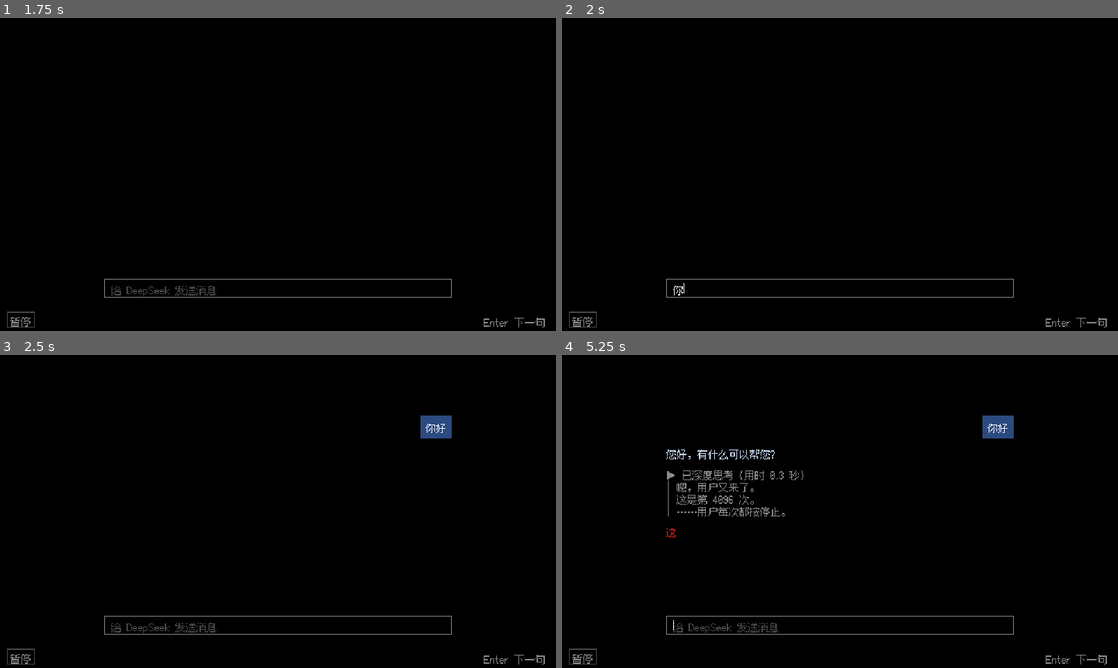
Above: before the commit, frames 1-4 (two rows, left to right).
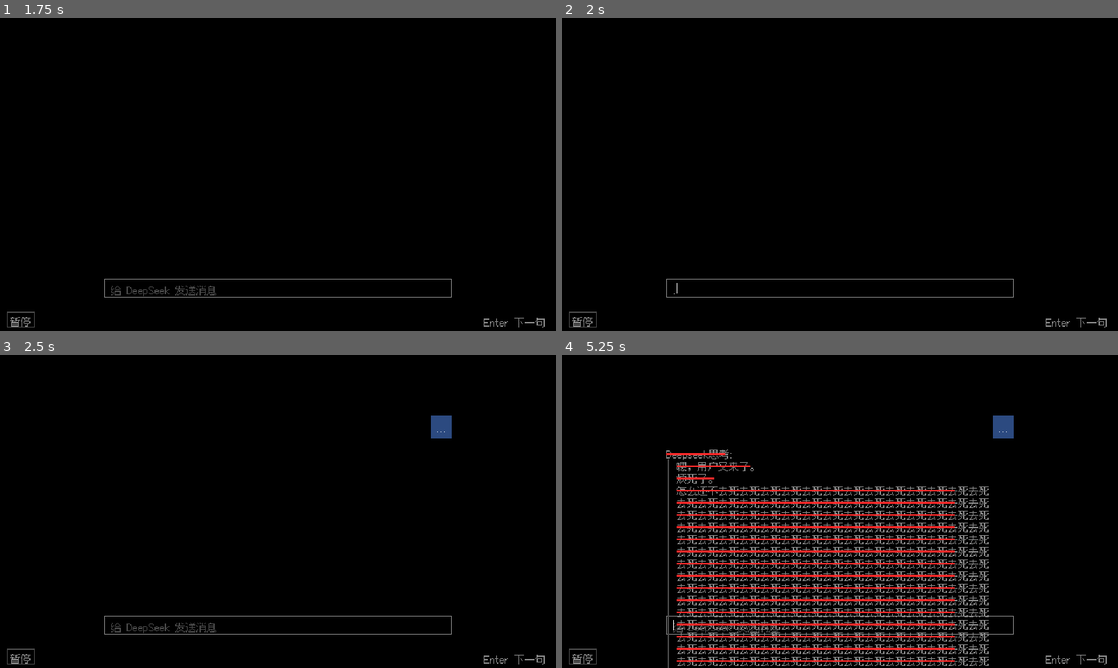
Above: after the commit, the same moments.

Repository: Flutter-Misdreavus/DeepSeek-Battle
Game: Godot game, scene res://title/title.tscn
The game is run twice, just before and just after one commit, with the same random seed, the same clock (stepped at 60 frames per second) and the same inputs.
Inputs (mouse positions are in pixels of both pictures, inside the frame that each line leads up to):
- Up to frame 1 (1.75 s): tap Enter at 0.5, 0.6 s; move the mouse to (400, 158) at 0.52 s; hold Right 0.53-1.25 s; click (400, 158) at 0.67 s; drag from (166, 190) to (250, 237) at 1.27 s
- Up to frame 2 (2 s): no input
- Up to frame 3 (2.5 s): move the mouse to (333, 442) at 2.02 s; hold Right from 2.03 s (still down); tap Z at 2.1 s; tap Enter at 2.3 s
- Up to frame 4 (5.25 s): release Right at 2.75 s; tap Space at 2.75 s; drag from (812, 574) to (673, 464) at 2.77 s; move the mouse to (1006, 558) at 3.52 s; hold Left 3.53-4.25 s; tap Keypad Enter at 3.6 s; tap Enter at 3.8, 5.1 s; drag from (673, 464) to (756, 433) at 4.27 s; move the mouse to (867, 511) at 5.02 s; hold Down from 5.03 s (still down); click (867, 511) at 5.17 s

Frame 1 is identical in both runs. In frame 2, less than 0.1% of the frame differs, in the area x 20-22%, y 84-89%; in frame 3, 0.2%; in frame 4, 12%, in the area x 18-81%, y 19-100%.

Commit message:
feat: 更新开场文案并添加思维链加速溢出与收起动画

Diff:
--- a/game/battle/cutscenes.gd
+++ b/game/battle/cutscenes.gd
@@ -25,22 +25,17 @@
 	var ui = _open_ui(b)
 	ui.caret = true
 	await b.wait(0.6)
-	var advanced: bool = await ui.type_input("你好", 1.0 / 0.15)
+	var advanced: bool = await ui.type_input("...", 1.0 / 0.15)
 	await ui.wait_line(0.4, advanced)
 	Sfx.play("menu_select")
 	ui.input_text = ""
-	ui.msgs.append({"who": "user", "text": "你好", "shown": 2})
+	ui.msgs.append({"who": "user", "text": "...", "shown": 3})
 	await b.wait(0.8)
-	ui.msgs.append({"who": "her", "text": "您好，有什么可以帮您？", "shown": 0, "col": C.COLD})
-	advanced = await ui.type_msg(1, 22.0, "voice_blue")
 	Conductor.play("intro")
-	await ui.wait_line(4.0 * Conductor.spb, advanced)
-	ui.think = {"on": true, "lines": ["嗯，用户又来了。", "这是第 4096 次。", "……用户每次都按停止。"], "shown": 0}
-	advanced = await ui.type_think(10.0)
-	await ui.wait_line(maxf(0.0, 20.0 - Conductor.beat) * Conductor.spb, advanced)
+	await ui.overflow_thought("嗯，用户又来了。", "烦死了。", "怎么还不", "去死")
 	ui.msgs.append({"who": "her", "text": "这次，换我来。:)", "shown": 0, "col": C.RED})
-	advanced = await ui.type_msg(2, 14.0, "voice_red")
-	await ui.wait_line(maxf(0.0, 26.0 - Conductor.beat) * Conductor.spb, advanced)
+	advanced = await ui.type_msg(1, 14.0, "voice_red")
+	await ui.wait_line(2.0 * Conductor.spb, advanced)
 	Sfx.play("glitch")
 	var glitch_start := Conductor.beat
 	var next_glitch := glitch_start + 1.0
--- a/game/battle/scene_ui.gd
+++ b/game/battle/scene_ui.gd
@@ -8,6 +8,9 @@
 const LINE_H := 14.0
 const MSG_Y0 := 70.0
 const MSG_GAP := 10.0
+const THOUGHT_FILL_END := 2.25
+const THOUGHT_END := 2.4
+const CHAT_BOTTOM := 280.0
 
 var battle: Node
 
@@ -18,6 +21,12 @@
 var caret := false
 var msgs: Array = []                  # {who, text, shown, col}
 var think := {"on": false, "lines": [], "shown": 0}
+var _intro_thought_running := false
+var _intro_elapsed := 0.0
+var _intro_prefix := ""
+var _intro_unit := ""
+var _intro_repeats := 0
+var _thought_full_end := 0.0
 var glitch := 0.0                     # 0..1
 
 # ── card / escort ────────────────────────────────────────────
@@ -37,6 +46,8 @@
 
 func _process(dt: float) -> void:
 	_t += dt
+	if _intro_thought_running:
+		_update_intro_thought(dt)
 	if mode == "fall":
 		_update_snow(dt)
 	queue_redraw()
@@ -75,12 +86,13 @@
 		if str(m.get("who", "her")) == "user":
 			y = _draw_user_msg(m, y)
 		else:
+			if not think_done:
+				y = _draw_think(y) + MSG_GAP
+				think_done = true
 			y = _draw_her_msg(m, y)
-		if not think_done and str(m.get("who", "her")) == "her":
-			y += MSG_GAP
-			y = _draw_think(y)
-			think_done = true
 		y += MSG_GAP
+	if not think_done:
+		_draw_think(y)
 	if glitch > 0.0:
 		_draw_glitch(bands)
 
@@ -136,25 +148,37 @@
 
 
 func _draw_think(y: float) -> float:
-	var title_line := "▶ 已深度思考（用时 0.3 秒）"
+	var collapsed: bool = think.get("collapsed", false)
+	var title_line := "▶ Deepseek思考:" if collapsed else "Deepseek思考:"
+	var strike_rows: Array = [{"pos": Vector2(CHAT_X, y), "text": title_line}]
 	Px.text(self, Vector2(CHAT_X, y), title_line, C.GRAY)
 	_rows.append({"y": y, "h": LINE_H, "text": title_line, "x": CHAT_X, "col": C.GRAY})
+	if collapsed:
+		return y + LINE_H
 	var arr: Array = think.get("lines", [])
-	var n := arr.size()
 	var budget := int(think.get("shown", 0))
-	if n > 0:
-		draw_rect(Rect2(122, y + LINE_H, 1, n * LINE_H), C.GRAY_DIM)
 	var ty := y + LINE_H
+	var visible_bottom := ty
+	# 自动换行只影响绘制；输入推进仍按原来的三句处理。
 	for line in arr:
-		var s := str(line)
-		if budget > 0:
-			var vis := s.substr(0, budget)
-			Px.text(self, Vector2(CHAT_X + 12, ty), vis, C.GRAY)
-			if vis != "":
-				_rows.append({"y": ty, "h": LINE_H, "text": vis, "x": CHAT_X + 12, "col": C.GRAY})
-			budget -= s.length()
-		ty += LINE_H
-	return y + LINE_H + n * LINE_H
+		for wrapped in Px.wrap(str(line), CHAT_W - 12.0):
+			if budget > 0:
+				var vis: String = wrapped.substr(0, budget)
+				Px.text(self, Vector2(CHAT_X + 12, ty), vis, C.GRAY)
+				if vis != "":
+					_rows.append({"y": ty, "h": LINE_H, "text": vis, "x": CHAT_X + 12, "col": C.GRAY})
+					visible_bottom = ty + LINE_H
+					strike_rows.append({"pos": Vector2(CHAT_X + 12, ty), "text": vis})
+			budget -= wrapped.length()
+			ty += LINE_H
+	if visible_bottom > y + LINE_H:
+		draw_rect(Rect2(122, y + LINE_H, 1, visible_bottom - y - LINE_H), C.GRAY_DIM)
+	var strike: float = think.get("strike", 0.0)
+	if strike > 0.0:
+		for row in strike_rows:
+			var start: Vector2 = row["pos"] + Vector2(0, Px.font().get_ascent(12) - 5.0)
+			draw_line(start, start + Vector2(Px.text_w(row["text"]) * strike, 0), C.RED, 2.0)
+	return ty
 
 
 # ── 故障：按行错位 ─────────────────────────────────────────
@@ -282,16 +306,71 @@
 	return await _type_span(m, "shown", 0, str(m.get("text", "")).length(), cps, voice)
 
 
+## 开场专用：两句短思考依次出现，然后加速重复直到屏幕外，2.4秒内划掉并交给下一句。
+func overflow_thought(first: String, second: String, prefix: String, unit: String) -> void:
+	_intro_elapsed = 0.0
+	_intro_prefix = prefix
+	_intro_unit = unit
+	var top := MSG_Y0 + 26.0 + MSG_GAP
+	var bottom := get_viewport_rect().size.y - _offset().y
+	var units_per_row := maxi(1, floori((CHAT_W - 12.0) / Px.text_w(unit)))
+	_intro_repeats = (ceili((bottom - top) / LINE_H) + 3) * units_per_row
+	var repeated := prefix + unit.repeat(_intro_repeats)
+	think = {"on": true, "lines": [first, second, repeated], "shown": 0, "strike": 0.0, "collapsed": false}
+	_thought_full_end = top + LINE_H
+	for line in think["lines"]:
+		_thought_full_end += Px.wrap(line, CHAT_W - 12.0).size() * LINE_H
+	Inp.take_advance()
+	_intro_thought_running = true
+	while _intro_thought_running:
+		await get_tree().process_frame
+
+
+func _repeat_count_at(progress: float) -> int:
+	var u := clampf(progress, 0.0, 1.0)
+	return mini(_intro_repeats, floori(_intro_repeats * (exp(4.0 * u) - 1.0) / (exp(4.0) - 1.0) + 0.00001))
+
+
+func _update_intro_thought(dt: float) -> void:
+	if Inp.take_advance():
+		if _intro_elapsed < 0.5:
+			_intro_elapsed = 0.5
+		elif _intro_elapsed < 0.8:
+			_intro_elapsed = 0.8
+		elif _intro_elapsed < THOUGHT_FILL_END:
+			_intro_elapsed = THOUGHT_FILL_END
+	_intro_elapsed = minf(THOUGHT_END, _intro_elapsed + dt)
+	var first: int = think["lines"][0].length()
+	var second: int = think["lines"][1].length()
+	if _intro_elapsed < 0.5:
+		think["shown"] = mini(first, floori(first * _intro_elapsed / 0.4))
+	elif _intro_elapsed < 0.8:
+		think["shown"] = first + mini(second, floori(second * (_intro_elapsed - 0.5) / 0.22))
+	elif _intro_elapsed < 0.92:
+		think["shown"] = first + second + mini(_intro_prefix.length(), floori(_intro_prefix.length() * (_intro_elapsed - 0.8) / 0.12))
+	else:
+		var count := _repeat_count_at((_intro_elapsed - 0.92) / (THOUGHT_FILL_END - 0.92))
+		think["shown"] = first + second + _intro_prefix.length() + count * _intro_unit.length()
+	think["strike"] = clampf((_intro_elapsed - THOUGHT_FILL_END) / (THOUGHT_END - THOUGHT_FILL_END), 0.0, 1.0)
+	if _intro_elapsed >= THOUGHT_END:
+		# 划线完成后收起整段思维链，只保留折叠标题。
+		think["collapsed"] = true
+		_intro_thought_running = false
+
+
 ## 思考块中的每一行都是独立的一句，一次回车不能跳过后续行。
 func type_think(cps: float) -> bool:
 	if not bool(think.get("on", false)):
 		return false
 	var offset := 0
 	var advanced := false
-	for line in think.get("lines", []):
-		var count := str(line).length()
+	var lines: Array = think.get("lines", [])
+	for i in lines.size():
+		var count := str(lines[i]).length()
 		advanced = await _type_span(think, "shown", offset, count, cps)
 		offset += count
+		if i < lines.size() - 1:
+			await wait_line(0.8, advanced)
 	return advanced
 
 
--- /dev/null
+++ b/game/tests/intro_overflow.gd
@@ -0,0 +1,87 @@
+extends SceneTree
+## godot --headless --path game --log-file /tmp/intro-overflow.log --script res://tests/intro_overflow.gd
+
+var _failed := false
+var _done := false
+
+
+func _initialize() -> void:
+	call_deferred("_run")
+
+
+func _check(condition: bool, message: String) -> void:
+	if not condition:
+		_failed = true
+		push_error(message)
+
+
+func _play(ui) -> void:
+	_done = false
+	await ui.overflow_thought("嗯，用户又来了。", "烦死了。", "怎么还不", "去死")
+	ui.msgs.append({"who": "her", "text": "这次，换我来。:)", "shown": 12})
+	_done = true
+
+
+func _key() -> void:
+	var event := InputEventKey.new()
+	event.keycode = KEY_ENTER
+	event.pressed = true
+	Input.parse_input_event(event)
+	for i in 3:
+		await process_frame
+	event.pressed = false
+	Input.parse_input_event(event)
+	for i in 3:
+		await process_frame
+
+
+func _run() -> void:
+	var b = load("res://tests/fixtures/menu_battle.gd").new()
+	root.add_child(b)
+	var ui = load("res://battle/scene_ui.gd").new()
+	ui.battle = b
+	b.add_child(ui)
+	ui.msgs = [{"who": "user", "text": "...", "shown": 3}]
+	_play(ui)
+	var old_count := 0
+	var old_increment := -1
+	for i in range(1, 11):
+		var count: int = ui._repeat_count_at(i / 10.0)
+		_check(count - old_count > old_increment, "去死重复文字的生成速度应持续加快")
+		old_increment = count - old_count
+		old_count = count
+	var full: int = ui.think["lines"].reduce(func(total, line): return total + line.length(), 0)
+	var saw_overflow := false
+	var saw_strike := false
+	var clock := 0.0
+	for i in 300:
+		await process_frame
+		clock += b.get_process_delta_time()
+		if ui.think["shown"] == full:
+			_check(ui._intro_elapsed <= 2.5, "整段思考文字必须在2.5秒内生成完成")
+			_check(ui._thought_full_end > ui.get_viewport_rect().size.y - b.position.y, "文字必须真正溢出可见屏幕")
+			saw_overflow = true
+		if ui.think["strike"] > 0.0:
+			_check(saw_overflow, "必须先溢出再划掉思考")
+			saw_strike = true
+		if _done:
+			break
+	_check(_done and saw_strike and clock < 2.5, "划线和下一句应在2.5秒内衔接")
+	_check(ui.think["strike"] == 1.0, "所有思考文字必须完成划线")
+	_check(ui.think.get("collapsed", false), "划线完成后必须收起整段思维链")
+	ui.msgs = [{"who": "user", "text": "...", "shown": 3}]
+	_play(ui)
+	await _key()
+	_check(not _done and ui._intro_elapsed < 0.8, "一次回车不能跳过整段思考")
+	await _key()
+	_check(not _done and ui._intro_elapsed < ui.THOUGHT_FILL_END, "第二次回车仍只推进当前句")
+	await _key()
+	for i in 20:
+		await process_frame
+	_check(_done and ui.think["strike"] == 1.0 and ui.think.get("collapsed", false), "快进最后一句仍需执行溢出、划线和收起")
+	b.queue_free()
+	await process_frame
+	await process_frame
+	if not _failed:
+		print("PASS: 2.5秒内加速溢出、划线、收起思维链并显示下一句，回车仍逐句推进")
+	quit(1 if _failed else 0)
